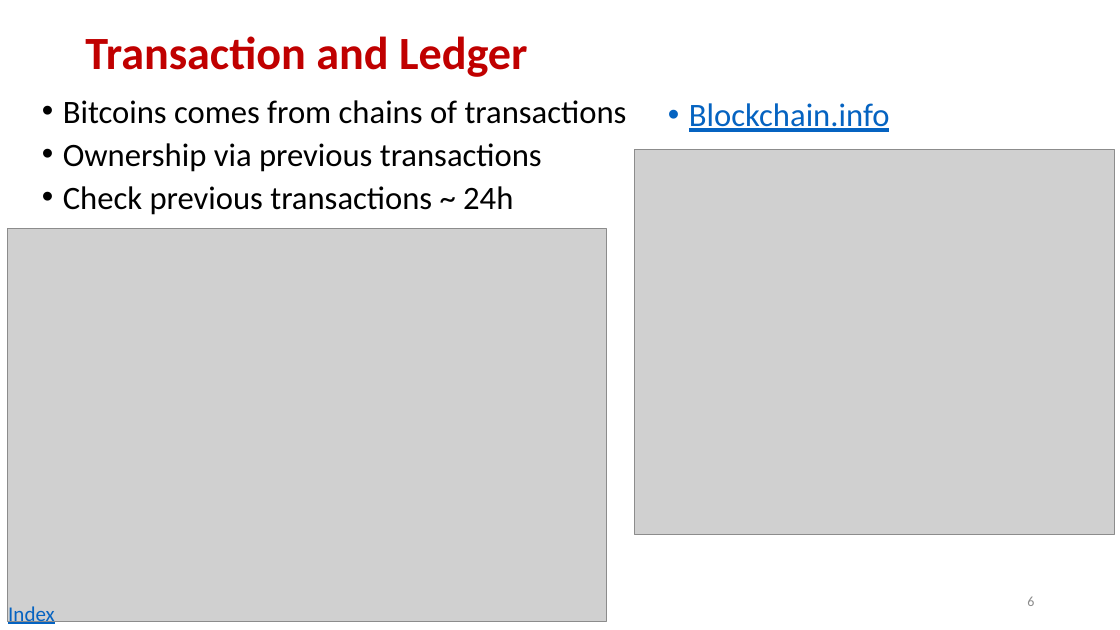
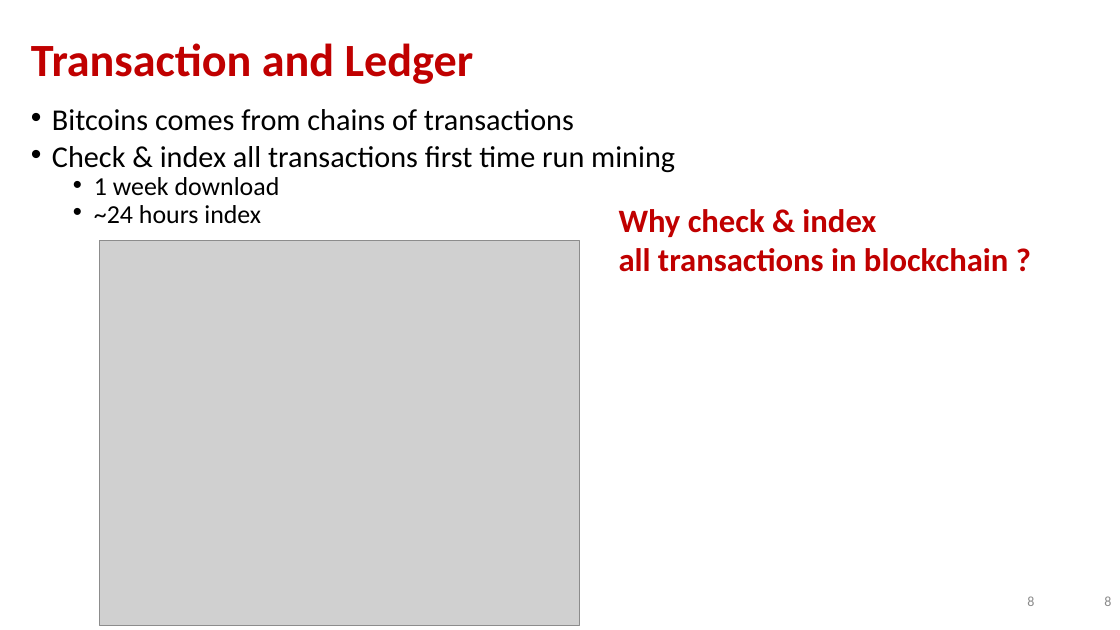
Before and after one commit to andyplusplus/blockchain, a slide deck: slide 8 of how_bitcoin_works/How_03_Transactions.pptx (slide 6 before the commit). Drawn at 1120x630 pixels with LibreOffice and Linux fonts; fonts in the diff are those of the drawing; grey boxes stand for pictures; background and template pictures are left out. Boxes give left, top, right and bottom in pixels: in the first picture for what was removed or moved away, otherwise in the second. Text is boxed around its words. In the diff, an @@ line names an element or a change of style, - is before the commit and + after.

```diff
--- a/how_bitcoin_works/How_03_Transactions.pptx
+++ b/how_bitcoin_works/How_03_Transactions.pptx
@@ title "Transaction and Ledger": place and size @@
-title "Transaction and Ledger" at box(85, 36, 528, 77)
+title "Transaction and Ledger" at box(31, 43, 474, 84)
@@ text "Bitcoins comes from chains of ...": place and size @@
-text "Bitcoins comes from chains of ..." at box(63, 100, 627, 215)
+text "Bitcoins comes from chains of ..." at box(52, 109, 675, 224)
@@ text at box(52, 109, 574, 131): size 28 to 25.9 pt in "Bitcoins comes from chains of transactions"; line spacing 0.8 to 0.7 @@
@@ text removed at box(689, 103, 890, 132) @@
-• Blockchain.info
@@ text at box(52, 146, 675, 224): text changed; size 28 to 25.9 pt @@
-• Ownership via previous transactions
-• Check previous transactions ~ 24h
+• Check & index all transactions first time run mining
+  • 1 week download
+  • ~24 hours index
@@ text added at box(619, 209, 1008, 272), 28 pt, text #C00000, bold @@
+Why check & index
+all transactions in blockchain ?
@@ picture removed at box(8, 229, 607, 622) @@
@@ picture: place and size @@
-picture at box(635, 150, 1115, 534)
+picture at box(99, 241, 579, 626)
@@ page number added at box(1104, 596, 1111, 606), 12 pt, text #8C8C8C @@
+8
@@ text removed at box(8, 606, 55, 627) @@
-Index
```
Also in this commit, not shown: 8 other slides changed, 3 slides added, 6 slides removed, 6 other files.
